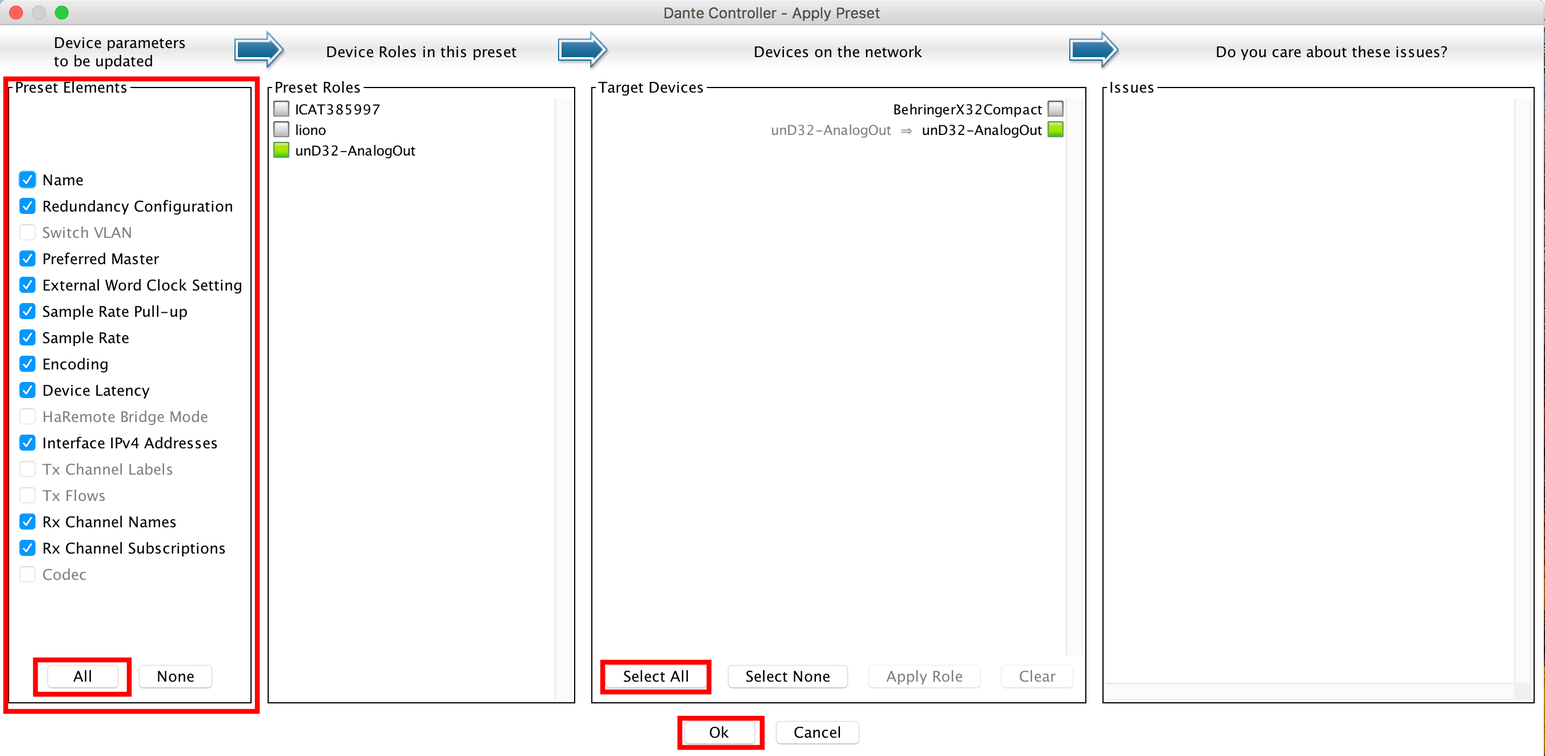
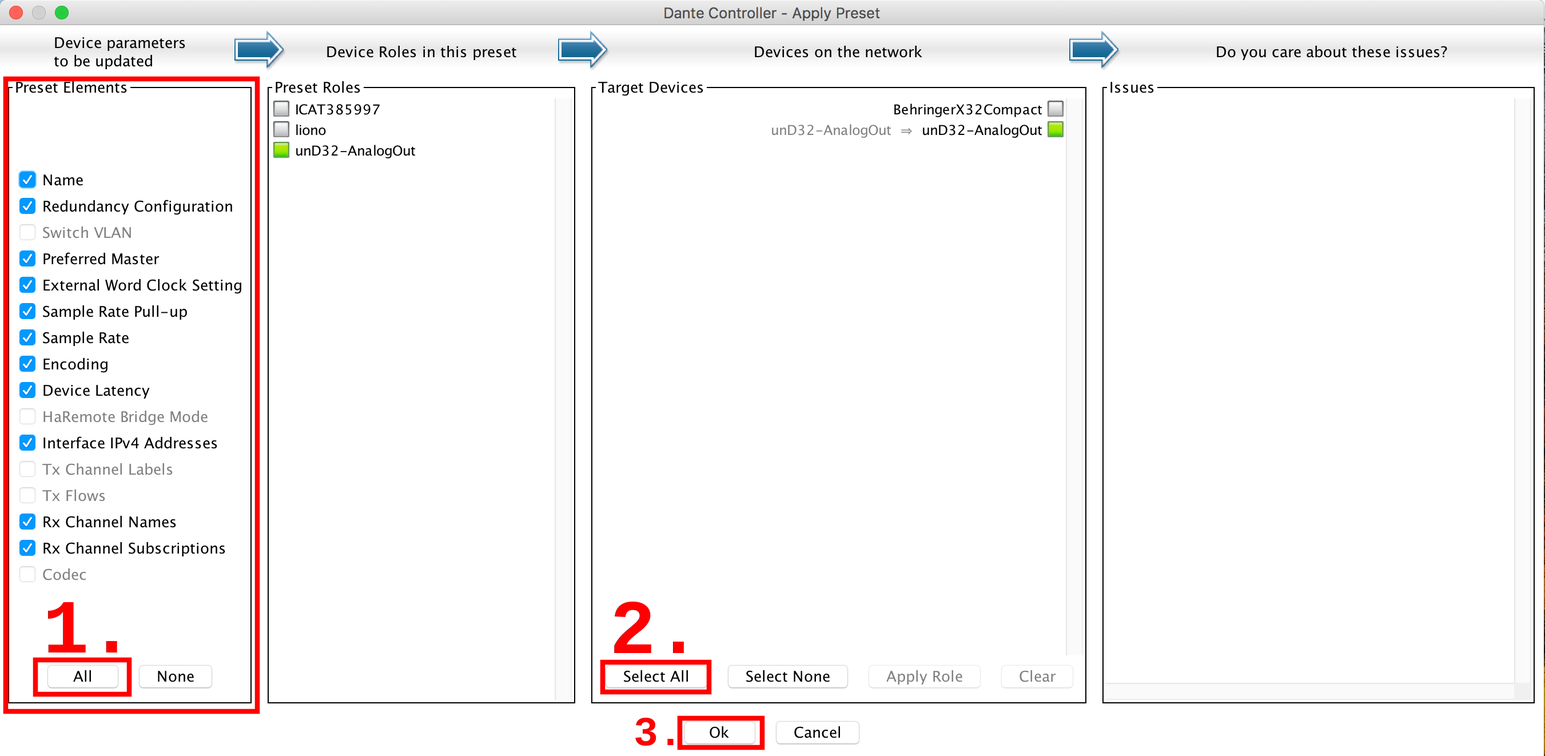
Revision of a layered 1545 x 756 image; what changed, layer by layer:
added layer "3." above "2." over box(635, 717, 674, 746)
added layer "2." above "1." over box(613, 601, 685, 653)
added layer "1." above "1_DC_ApplyPreset.png" over box(47, 601, 118, 653)
